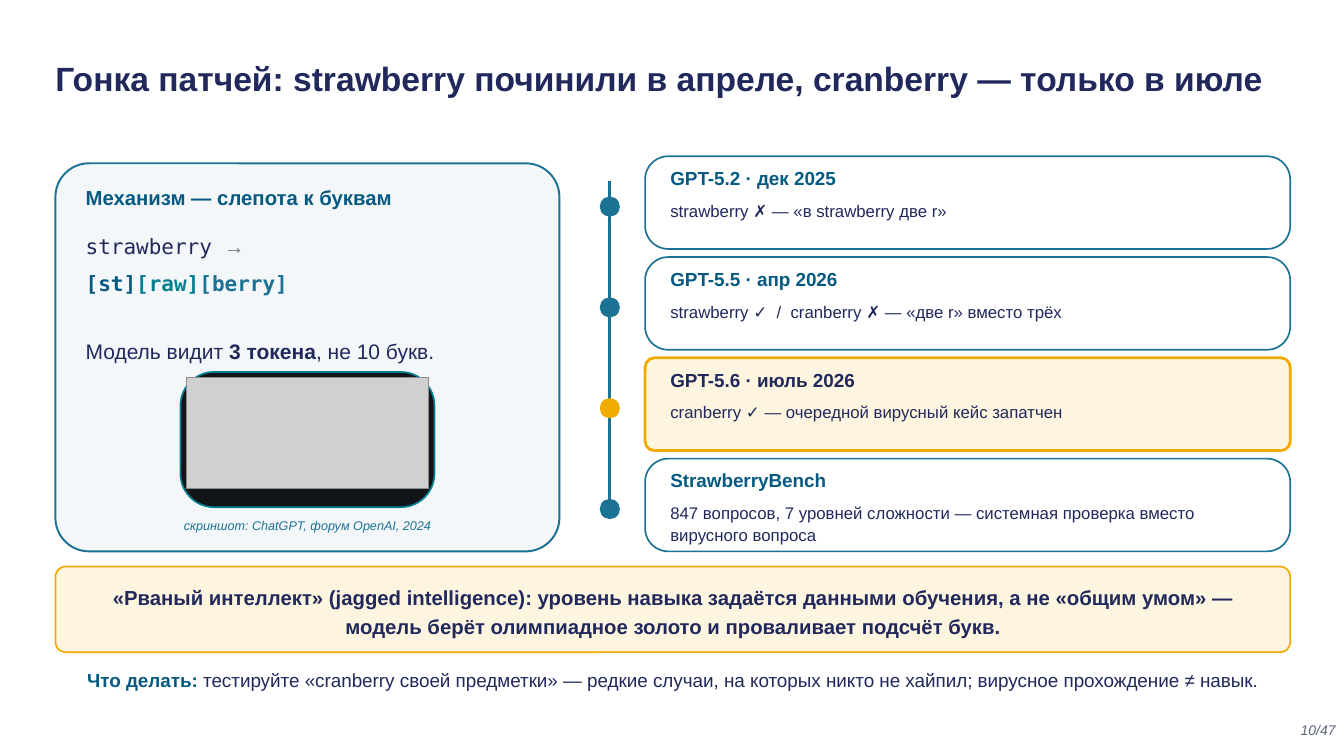
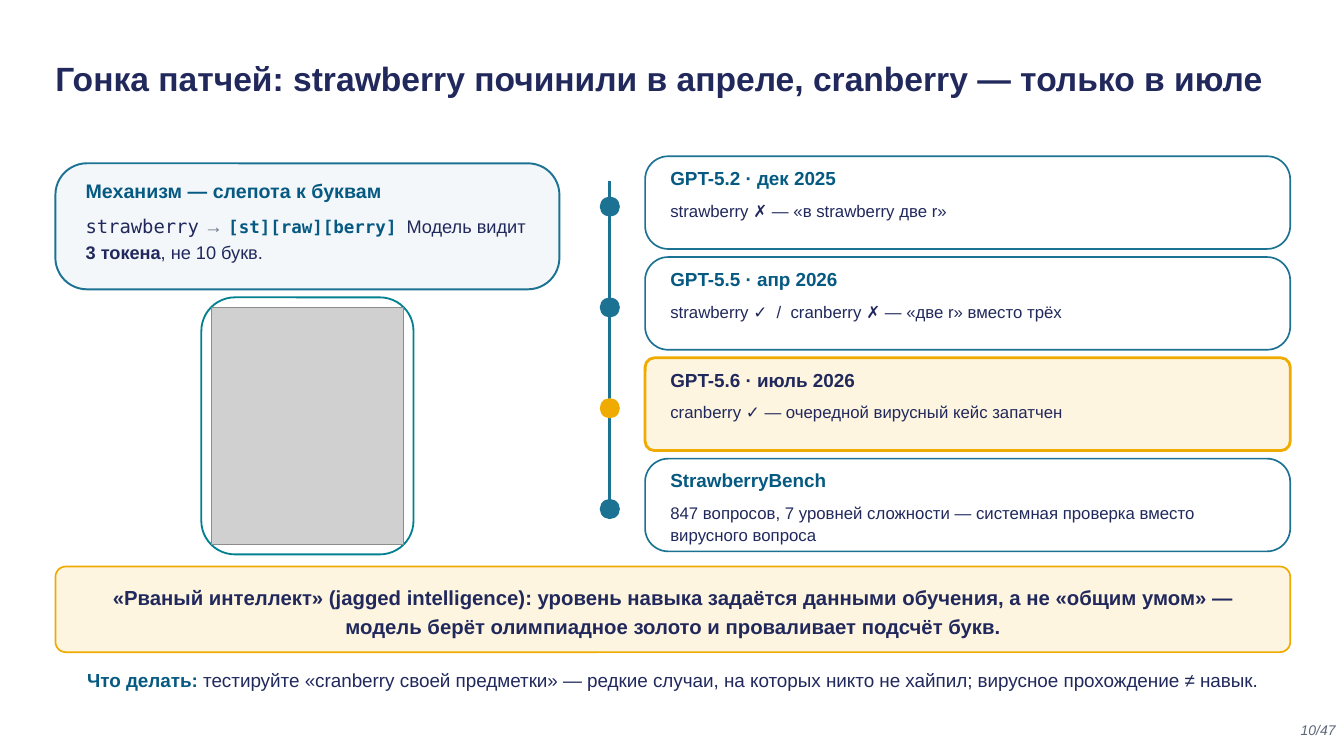
Before and after one commit to tellina-study/AI-usage-lessons, a slide deck: slide 10 of library/lectures/lec-02/rendered/lec-02.pptx. Drawn at 1344x756 pixels with LibreOffice and Linux fonts; fonts in the diff are those of the drawing; grey boxes stand for pictures. Boxes give left, top, right and bottom in pixels: in the first picture for what was removed or moved away, otherwise in the second. Text is boxed around its words. In the diff, an @@ line names an element or a change of style, - is before the commit and + after.

```diff
--- a/library/lectures/lec-02/rendered/lec-02.pptx
+++ b/library/lectures/lec-02/rendered/lec-02.pptx
@@ rounded rectangle: place and size @@
-rounded rectangle at [55, 163, 560, 552]
+rounded rectangle at [55, 163, 560, 289]
@@ rounded rectangle at [55, 163, 560, 289]: proportions changed @@
@@ text "Механизм — слепота к буквам" at [86, 183, 381, 202]: size 14.5 to 14 pt @@
@@ text at [86, 218, 526, 263]: text changed; size 15 to 13 pt @@
-Модель видит 3 токена, не 10 букв.
+strawberry → [st][raw][berry] Модель видит 3 токена, не 10 букв.
@@ text removed at [86, 238, 288, 296] @@
-strawberry →
-[st][raw][berry]
@@ rounded rectangle: place and size @@
-rounded rectangle at [180, 372, 435, 507]
+rounded rectangle at [202, 297, 413, 555]
@@ rounded rectangle at [202, 297, 413, 555]: fill #111418 to #FFFFFF; outline #028090 1.2 pt to #028090 1.3 pt; proportions changed @@
@@ picture added at [212, 308, 403, 544] @@
@@ picture removed at [187, 378, 429, 489] @@
@@ text removed at [184, 521, 431, 533] @@
-скриншот: ChatGPT, форум OpenAI, 2024
```
Also in this commit, not shown: 9 other slides changed, 22 other files.
